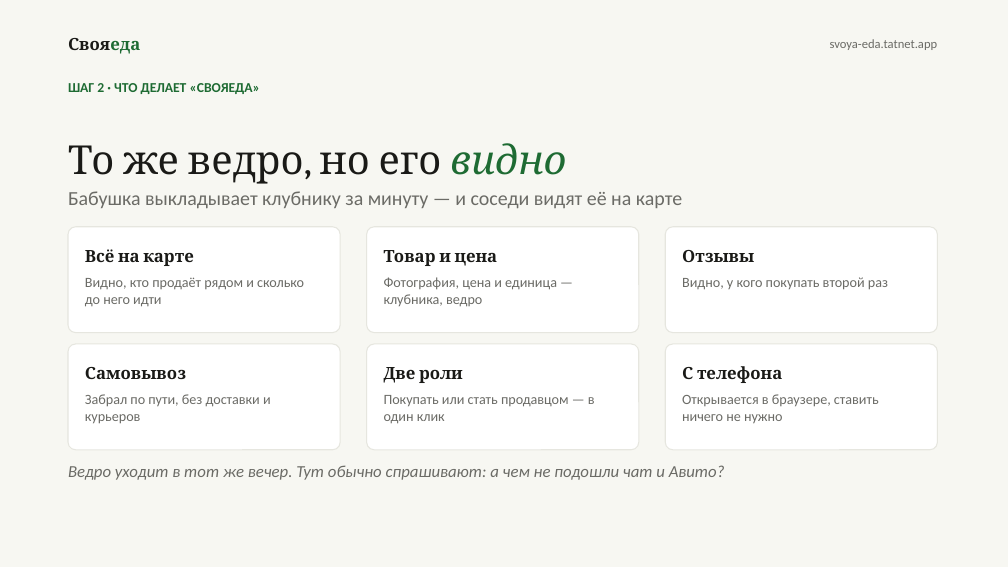
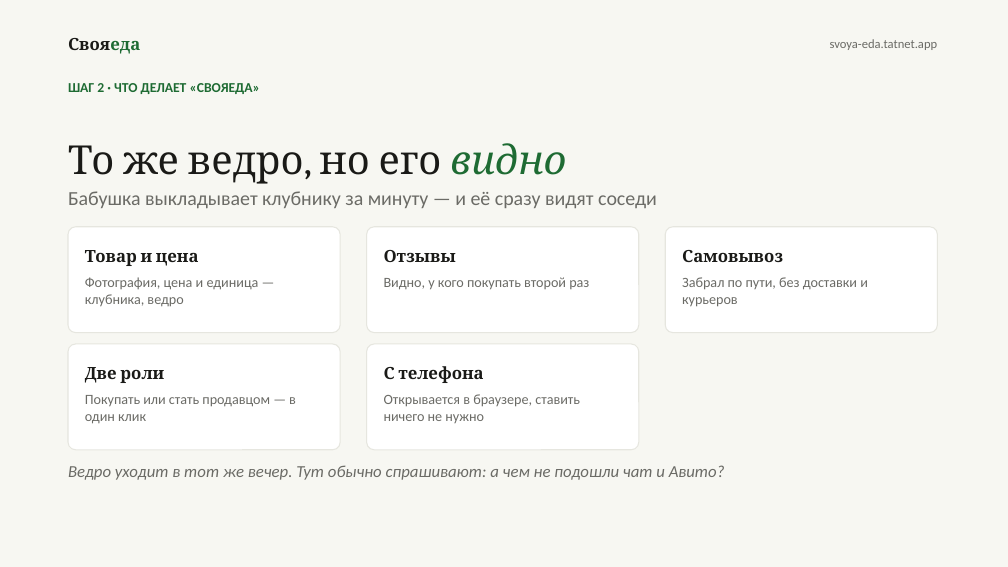
Before and after one commit to amirfazulen-byte/project, a slide deck: slide 3 of deck/СвояЕда.pptx. Drawn at 1008x567 pixels with LibreOffice and Linux fonts; fonts in the diff are those of the drawing. Boxes give left, top, right and bottom in pixels: in the first picture for what was removed or moved away, otherwise in the second. Text is boxed around its words. In the diff, an @@ line names an element or a change of style, - is before the commit and + after.

```diff
--- a/deck/СвояЕда.pptx
+++ b/deck/СвояЕда.pptx
@@ text at <box>68,191,657,208</box>: text changed @@
-Бабушка выкладывает клубнику за минуту — и соседи видят её на карте
+Бабушка выкладывает клубнику за минуту — и её сразу видят соседи
@@ text in rounded rectangle at <box>85,250,259,307</box>: text changed @@
-Всё на карте
-Видно, кто продаёт рядом и сколько до него идти
+Товар и цена
+Фотография, цена и единица — клубника, ведро
@@ text in rounded rectangle at <box>384,250,589,290</box>: text changed @@
-Товар и цена
-Фотография, цена и единица — клубника, ведро
+Отзывы
+Видно, у кого покупать второй раз
@@ text in rounded rectangle at <box>682,250,868,307</box>: text changed @@
-Отзывы
-Видно, у кого покупать второй раз
+Самовывоз
+Забрал по пути, без доставки и курьеров
@@ rounded rectangle removed at <box>665,344,938,450</box> @@
-С телефона
-Открывается в браузере, ставить ничего не нужно
@@ text in rounded rectangle at <box>85,367,296,424</box>: text changed @@
-Самовывоз
-Забрал по пути, без доставки и курьеров
+Две роли
+Покупать или стать продавцом — в один клик
@@ text in rounded rectangle at <box>384,366,580,423</box>: text changed @@
-Две роли
-Покупать или стать продавцом — в один клик
+С телефона
+Открывается в браузере, ставить ничего не нужно
```
Also in this commit, not shown: 2 other slides changed, 4 other files.
